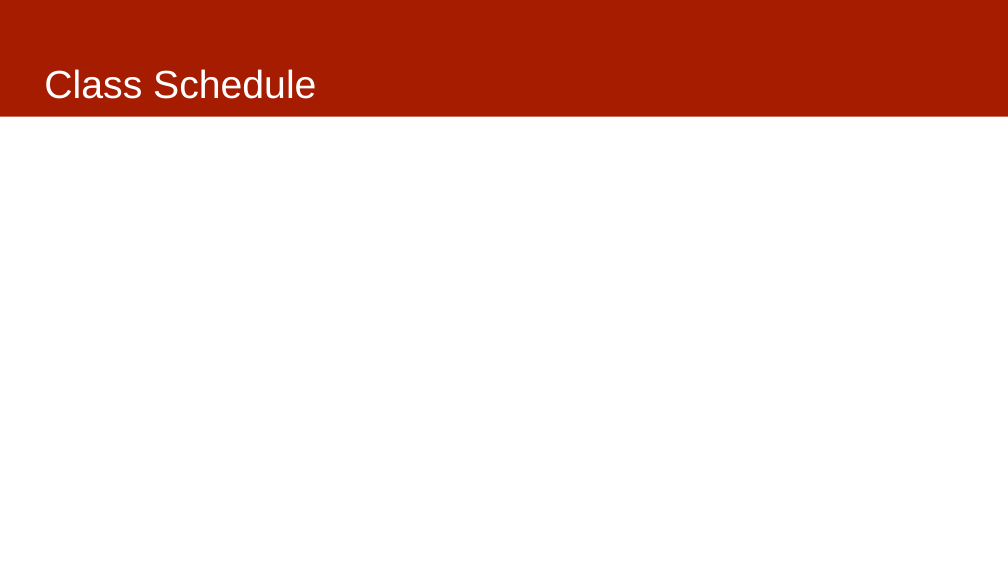
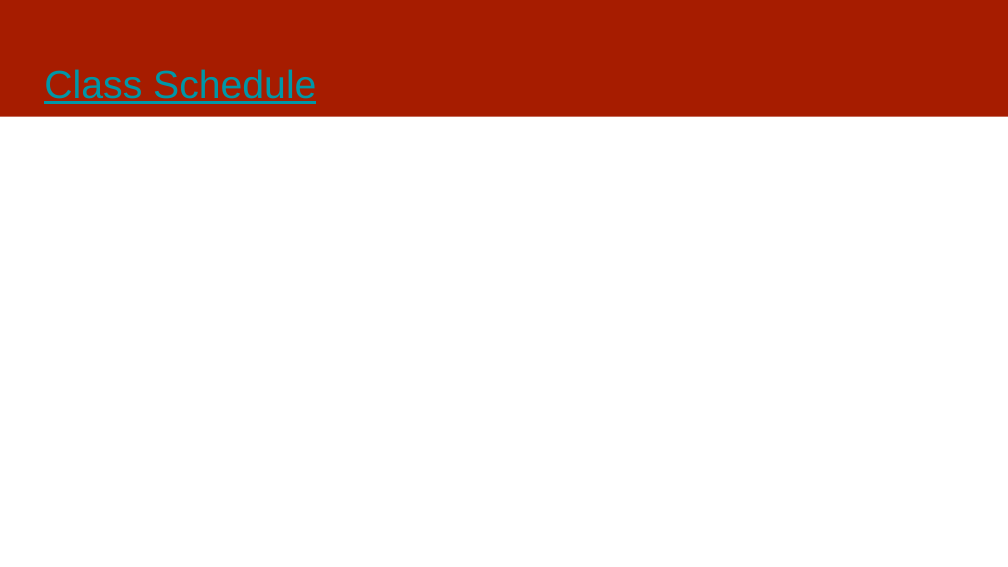
Before and after one commit to dssg/mlforpublicpolicylab, a slide deck: slide 8 of Lectures/01-ClassOverview.pptx. Drawn at 1008x567 pixels with LibreOffice and Linux fonts; fonts in the diff are those of the drawing. Boxes give left, top, right and bottom in pixels: in the first picture for what was removed or moved away, otherwise in the second. Text is boxed around its words. In the diff, an @@ line names an element or a change of style, - is before the commit and + after.

```diff
--- a/Lectures/01-ClassOverview.pptx
+++ b/Lectures/01-ClassOverview.pptx
@@ title "Class Schedule" at <box>44,69,316,104</box>: text colour #FFFFFF to #0097A7, underline on @@
```
Also in this commit, not shown: 6 other slides changed, 2 other files.
